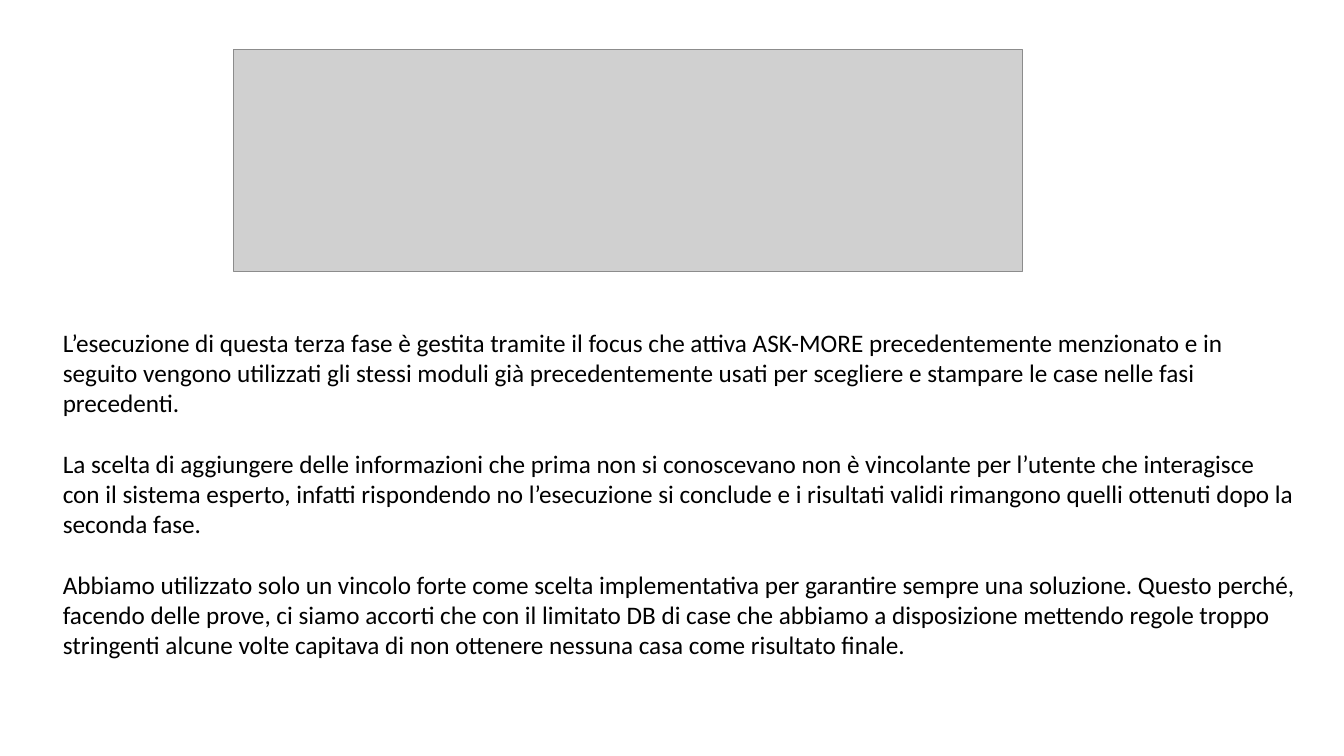
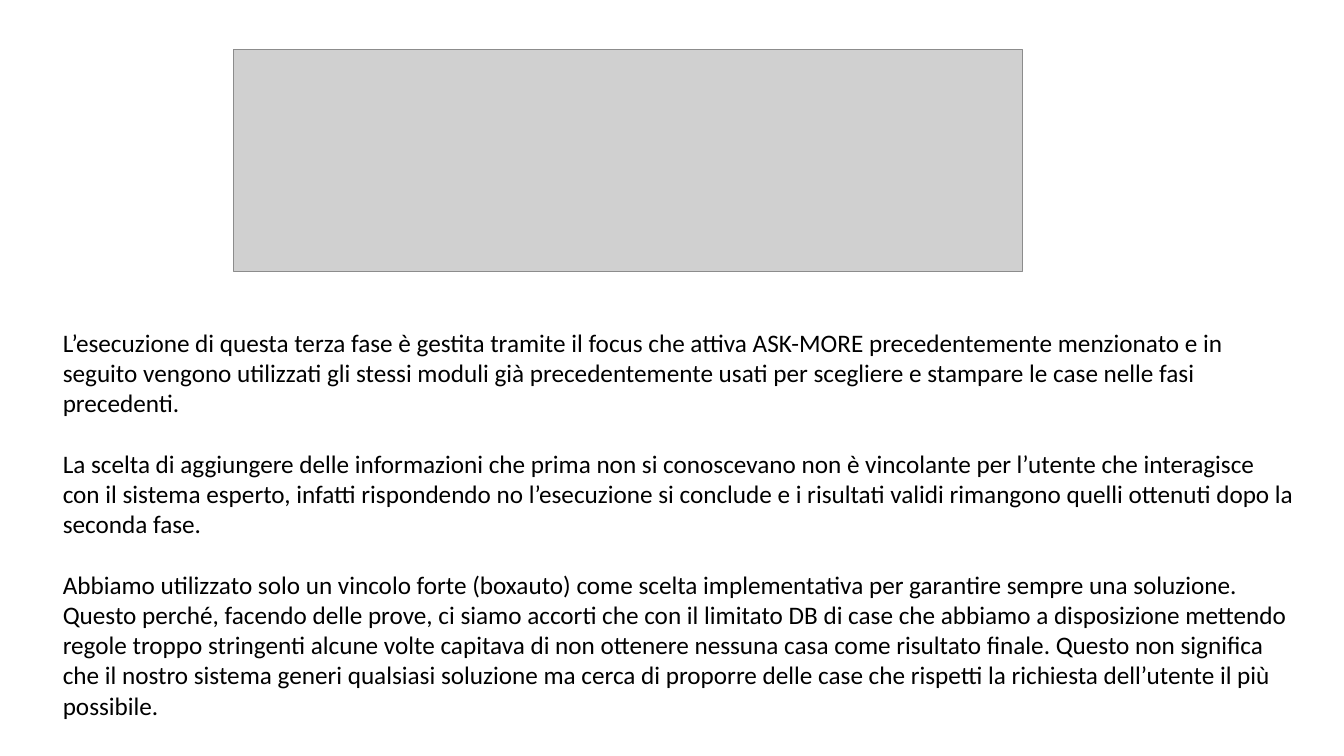
Before and after one commit to giargiapower/prolog-clingo-clips-soar, a slide deck: slide 11 of Presentazioni/Presentazione_Clips.pptx. Drawn at 1344x756 pixels with LibreOffice and Linux fonts; fonts in the diff are those of the drawing; grey boxes stand for pictures. Boxes give left, top, right and bottom in pixels: in the first picture for what was removed or moved away, otherwise in the second. Text is boxed around its words. In the diff, an @@ line names an element or a change of style, - is before the commit and + after.

Commit message:
finale

```diff
--- a/Presentazioni/Presentazione_Clips.pptx
+++ b/Presentazioni/Presentazione_Clips.pptx
@@ text at box(63, 575, 1285, 719): text changed @@
-Abbiamo utilizzato solo un vincolo forte come scelta implementativa per garantire sempre una soluzione. Questo perché, facendo delle prove, ci siamo accorti che con il limitato DB di case che abbiamo a disposizione mettendo regole troppo stringenti alcune volte capitava di non ottenere nessuna casa come risultato finale.
+Abbiamo utilizzato solo un vincolo forte (boxauto) come scelta implementativa per garantire sempre una soluzione. Questo perché, facendo delle prove, ci siamo accorti che con il limitato DB di case che abbiamo a disposizione mettendo regole troppo stringenti alcune volte capitava di non ottenere nessuna casa come risultato finale. Questo non significa che il nostro sistema generi qualsiasi soluzione ma cerca di proporre delle case che rispetti la richiesta dell’utente il più possibile.
```
Also in this commit, not shown: 2 other slides changed.
